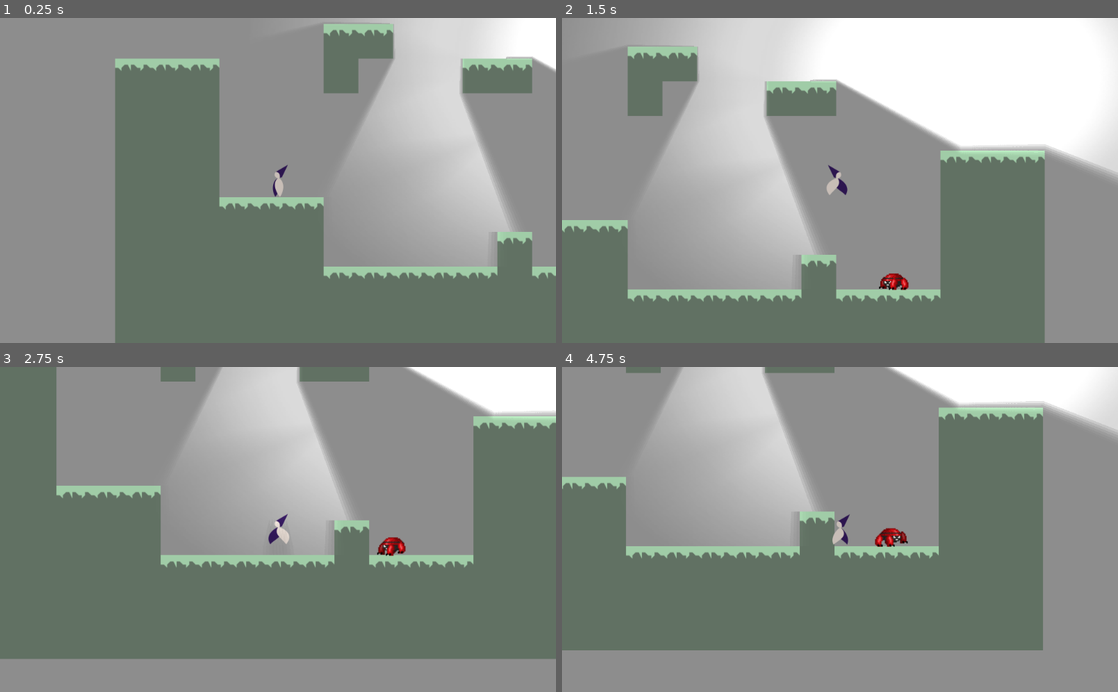
Above: before the commit, frames 1-4 (two rows, left to right).
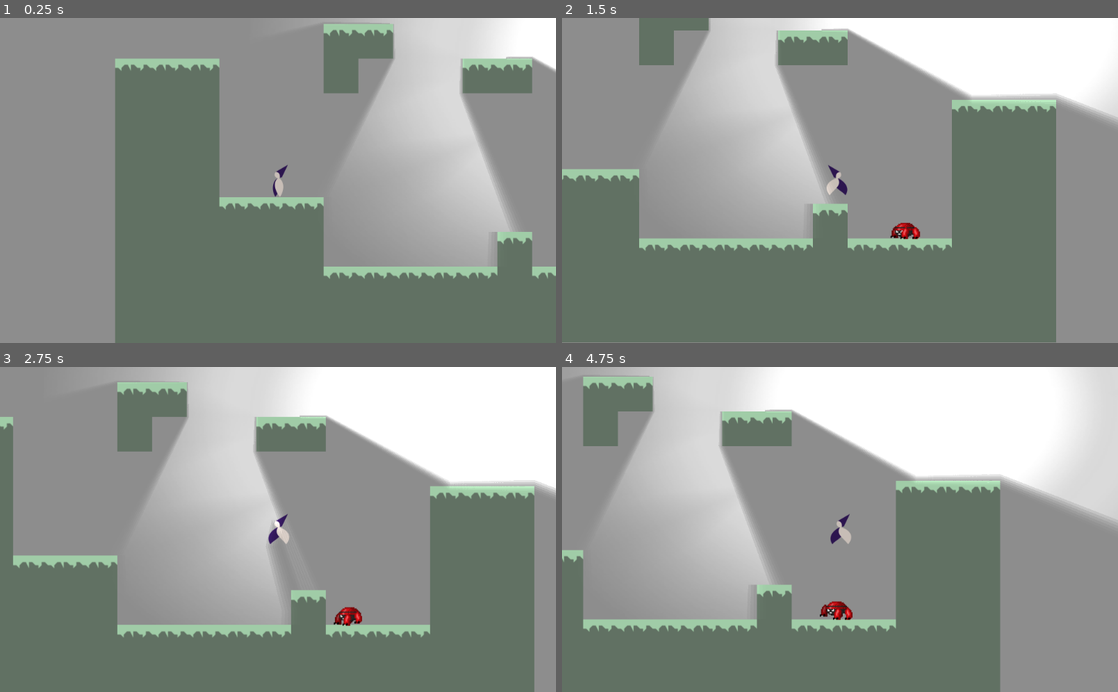
Above: after the commit, the same moments.

Repository: tiagoyukio12/area-51
Game: Godot game, scene res://scenes/World.tscn
Same seed, same stepped clock (60 frames per second), same inputs: the game is played once before the commit and once after it.
Inputs:
- Up to frame 1 (0.25 s): no input
- Up to frame 2 (1.5 s): tap Enter at 0.5 s; hold Shift (naruto_run, bound only after the commit) 0.53-1.28 s; hold D (move_right) from 0.53 s (still down); tap Space (jump) at 0.77, 0.8, 1.07, 1.35 s
- Up to frame 3 (2.75 s): tap Space (jump) at 1.52, 1.82, 2.3 s; tap Shift (naruto_run, bound only after the commit) at 1.55 s; release D (move_right) at 2.03 s; hold A (move_left) from 2.03 s (still down); hold Shift (naruto_run, bound only after the commit) from 2.03 s (still down)
- Up to frame 4 (4.75 s): release A (move_left) at 2.78 s; release Shift (naruto_run, bound only after the commit) at 2.78 s; hold D (move_right) 2.78-4.28 s; tap Shift (naruto_run, bound only after the commit) at 2.85, 4.35 s; tap Space (jump) at 3.02, 3.32, 3.6, 3.77, 4.07, 4.52 s; hold A (move_left) from 4.28 s (still down)

The runs differ from the first frame. In frame 2, 35% of the frame differs, in the area x 0-100%, y 0-100%; in frame 3, 63%; in frame 4, 63%.

Commit message:
Allow player to run
Press shift to naruto run.

Diff:
--- a/project.godot
+++ b/project.godot
@@ -36,6 +36,11 @@
 "events": [ Object(InputEventKey,"resource_local_to_scene":false,"resource_name":"","device":0,"alt":false,"shift":false,"control":false,"meta":false,"command":false,"pressed":false,"scancode":32,"unicode":0,"echo":false,"script":null)
  ]
 }
+naruto_run={
+"deadzone": 0.5,
+"events": [ Object(InputEventKey,"resource_local_to_scene":false,"resource_name":"","device":0,"alt":false,"shift":false,"control":false,"meta":false,"command":false,"pressed":false,"scancode":16777237,"unicode":0,"echo":false,"script":null)
+ ]
+}
 
 [rendering]
 
--- a/scripts/Player.gd
+++ b/scripts/Player.gd
@@ -1,6 +1,8 @@
 extends KinematicBody2D
 
-const MOVE_SPEED = 500
+const MOVE_SPEED = 250
+const RUN_SPEED = 500
+const ACCEL = 50
 const JUMP_FORCE = 1000
 const GRAVITY = 50
 const MAX_FALL_SPEED = 1000
@@ -10,32 +12,49 @@
 
 var y_velo = 0
 var facing_right = false
+var motion = Vector2()
+var max_speed = MOVE_SPEED
 
 func _physics_process(delta):
-	var move_dir = 0
+	motion.y += GRAVITY
+	var friction = false
+
 	if Input.is_action_pressed("move_right"):
-		move_dir += 1
-	if Input.is_action_pressed("move_left"):
-		move_dir -= 1
+		if motion.x < max_speed:
+			motion.x += ACCEL
+	elif Input.is_action_pressed("move_left"):
+		if motion.x > -max_speed:
+			motion.x -= ACCEL
+	else:
+		friction = true
+	if is_on_floor():
+		if Input.is_action_pressed("naruto_run"):
+			max_speed = RUN_SPEED
+		else:
+			max_speed = MOVE_SPEED
 
-	move_and_slide(Vector2(move_dir * MOVE_SPEED, y_velo), Vector2(0, -1))
+	motion = move_and_slide(motion, Vector2(0, -1))
 
 	var grounded = is_on_floor()
-	y_velo += GRAVITY
-	if grounded and Input.is_action_just_pressed("jump"):
-		y_velo = -JUMP_FORCE
-	if grounded and y_velo >= 0:
-		y_velo = 5
-	if y_velo > MAX_FALL_SPEED:
-		y_velo = MAX_FALL_SPEED
+	if grounded:
+		if friction:
+			motion.x = lerp(motion.x, 0, 0.2)
+		if Input.is_action_just_pressed("jump"):
+			motion.y = -JUMP_FORCE
+		if motion.y >= 0:
+			motion.y = 5
+	else:
+		motion.x = lerp(motion.x, 0, 0.05)
+	if motion.y > MAX_FALL_SPEED:
+		motion.y = MAX_FALL_SPEED
 
-	if facing_right and move_dir < 0:
+	if facing_right and motion.x < 0:
 		flip()
-	if !facing_right and move_dir > 0:
+	if !facing_right and motion.x > 0:
 		flip()
 
 	if grounded:
-		if move_dir == 0:
+		if abs(motion.x) < 10:
 			play_anim("idle")
 		else:
 			play_anim("walk")
